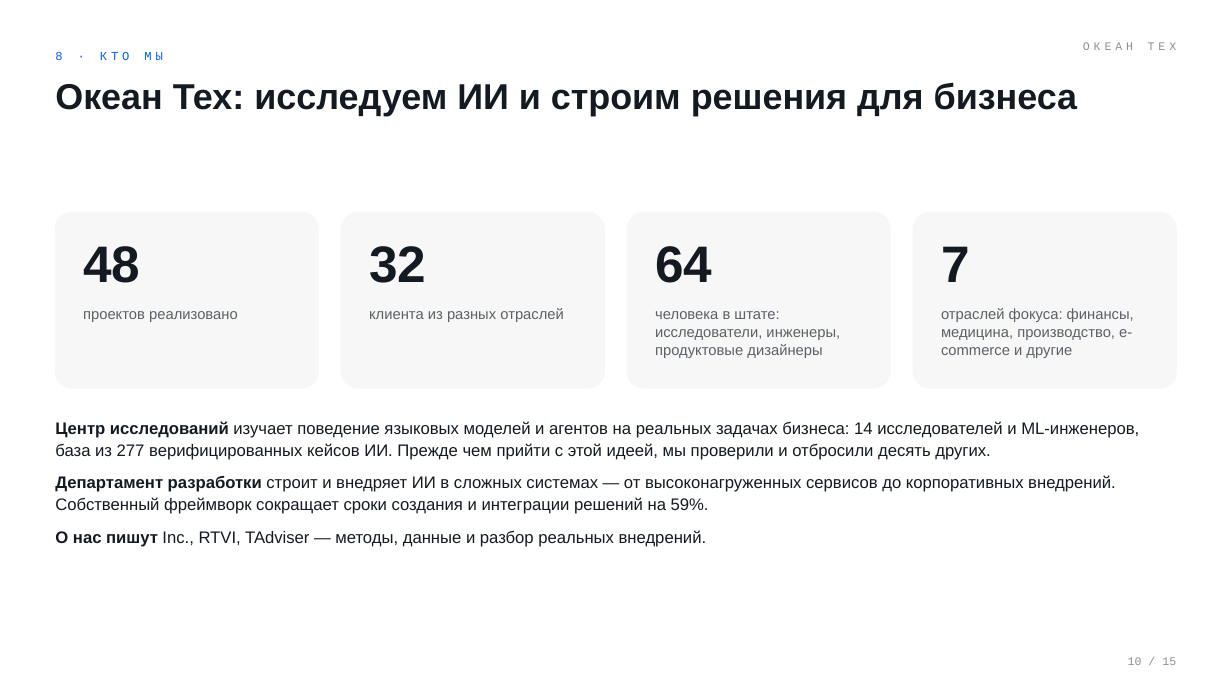
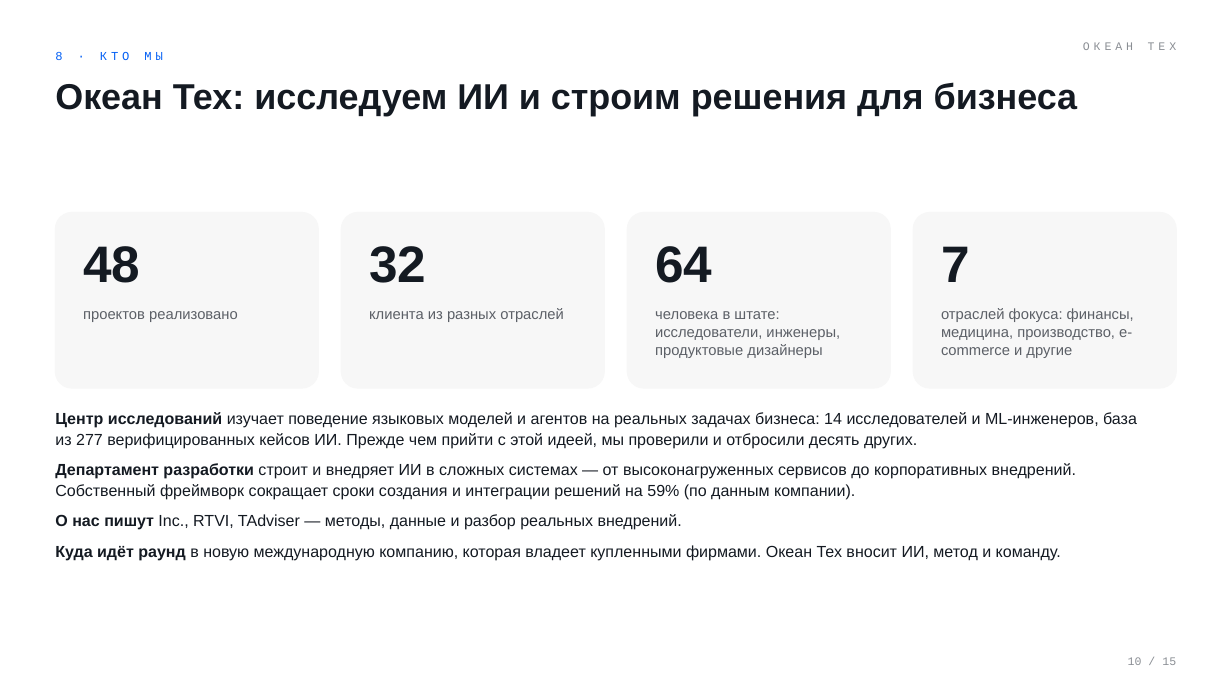
Before and after one commit to komoroshin/research, a slide deck: slide 10 of ai-case-library/research/ventures/grid-plain-deck.pptx. Drawn at 1232x693 pixels with LibreOffice and Linux fonts; fonts in the diff are those of the drawing. Boxes give left, top, right and bottom in pixels: in the first picture for what was removed or moved away, otherwise in the second. Text is boxed around its words. In the diff, an @@ line names an element or a change of style, - is before the commit and + after.

```diff
--- a/ai-case-library/research/ventures/grid-plain-deck.pptx
+++ b/ai-case-library/research/ventures/grid-plain-deck.pptx
@@ text at (55, 412, 1137, 530): size 13 to 12.5 pt in "Центр исследований изучает поведение языковых моделей и ...", "О нас пишут Inc., RTVI, TAdviser — ..."; less space between paragraphs @@
@@ text "Центр исследований изучает поведение языковых ...": place and size @@
-text "Центр исследований изучает поведение языковых ..." at (55, 421, 1139, 547)
+text "Центр исследований изучает поведение языковых ..." at (55, 412, 1137, 561)
@@ text at (55, 463, 1076, 500): text changed; size 13 to 12.5 pt @@
-Департамент разработки строит и внедряет ИИ в сложных системах — от высоконагруженных сервисов до корпоративных внедрений. Собственный фреймворк сокращает сроки создания и интеграции решений на 59%.
+Департамент разработки строит и внедряет ИИ в сложных системах — от высоконагруженных сервисов до корпоративных внедрений. Собственный фреймворк сокращает сроки создания и интеграции решений на 59% (по данным компании).
@@ text at (55, 545, 1061, 561): paragraph added @@
+Куда идёт раунд в новую международную компанию, которая владеет купленными фирмами. Океан Тех вносит ИИ, метод и команду.
```
Also in this commit, not shown: 11 other slides changed, 3 other files.
